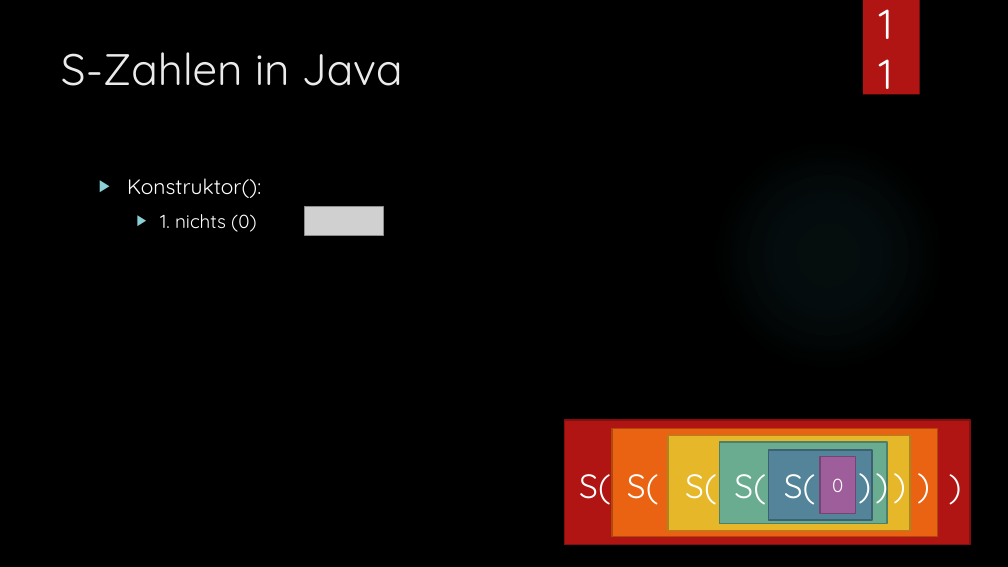
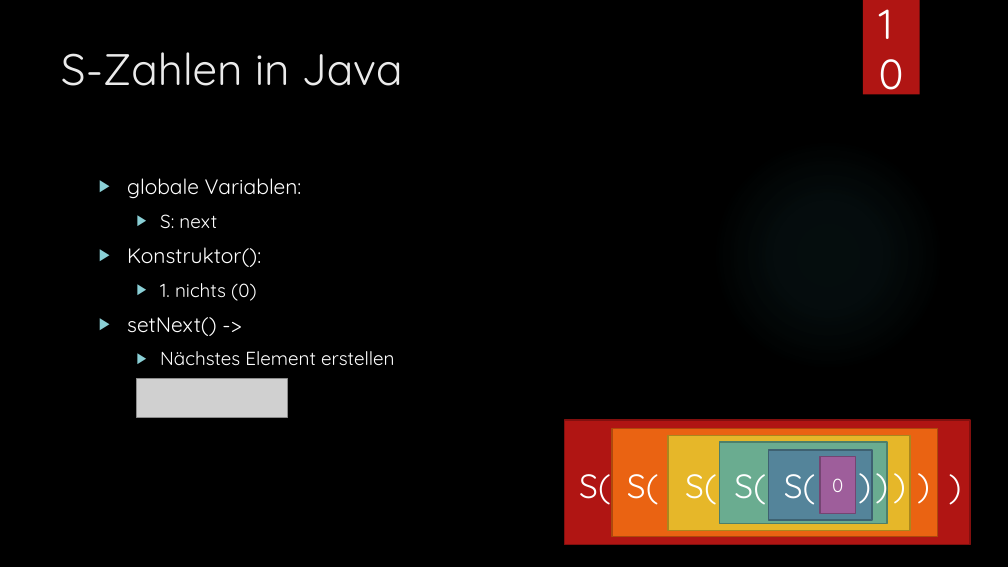
Before and after one commit to Gargamel19/LB.A2, a slide deck: slide 10 of Listen und Arithmetik.pptx (slide 11 before the commit). Drawn at 1008x567 pixels with LibreOffice and Linux fonts; fonts in the diff are those of the drawing; grey boxes stand for pictures; background and template pictures are left out. Boxes give left, top, right and bottom in pixels: in the first picture for what was removed or moved away, otherwise in the second. Text is boxed around its words. In the diff, an @@ line names an element or a change of style, - is before the commit and + after.

```diff
--- a/Listen und Arithmetik.pptx
+++ b/Listen und Arithmetik.pptx
@@ text at [127, 178, 302, 229]: paragraphs added @@
+▶ globale Variablen:
+  ▶ S: next
@@ picture removed at [305, 206, 383, 235] @@
@@ text at [127, 317, 394, 365]: paragraphs added @@
+▶ setNext() ->
+  ▶ Nächstes Element erstellen
@@ picture added at [137, 378, 287, 417] @@
```
Also in this commit, not shown: 4 other slides changed, 17 other files.
